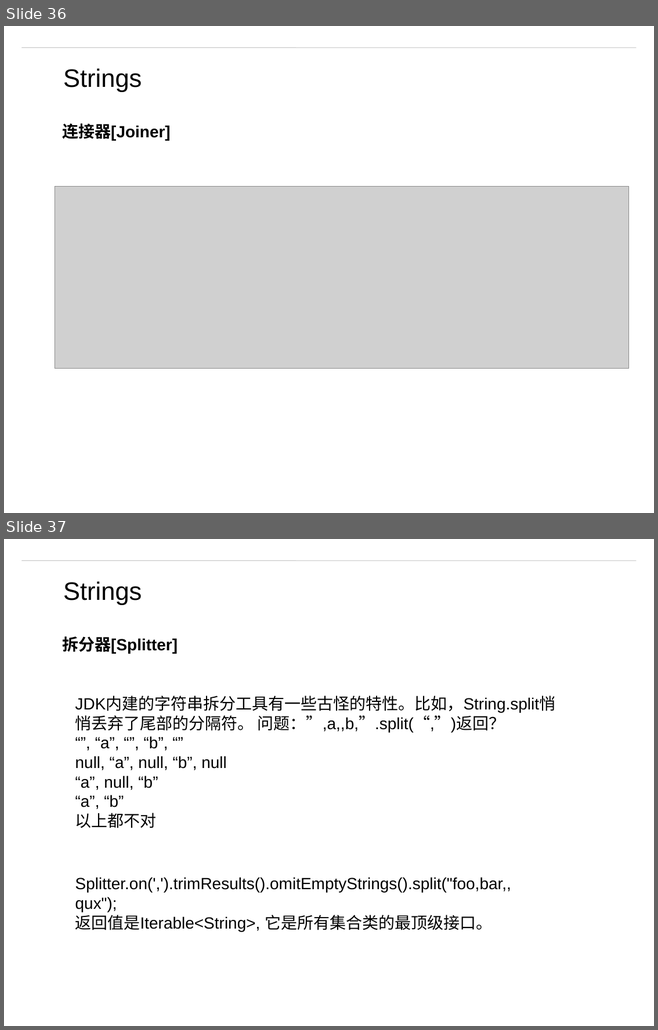
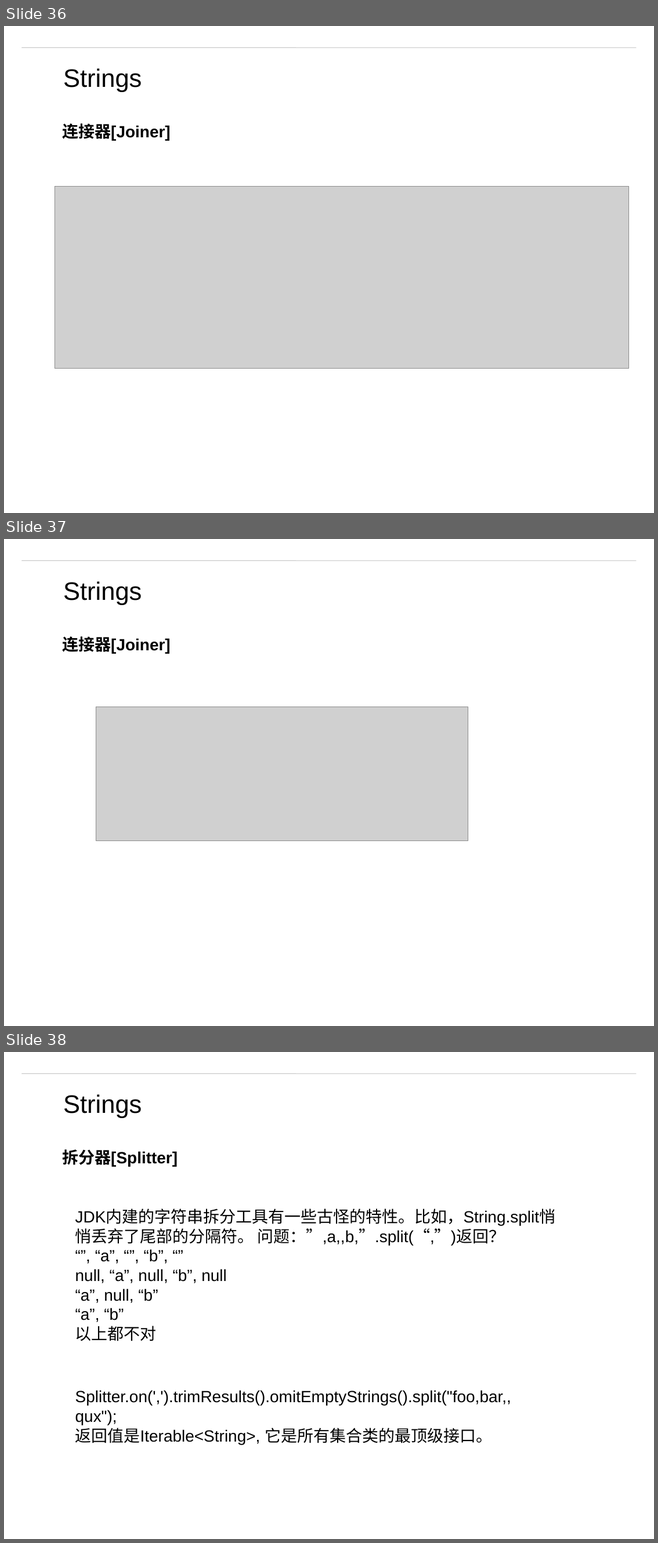
Before and after one commit to matt19870107/Guava, a slide deck: Guava.pptm. Shown one above the other, each under a label of ours: slides 36 and 37 before the commit, slides 36, 37 and 38 after it. The pictures are 658x1030 and 658x1543 pixels, drawn with LibreOffice and Linux fonts; fonts in the diff are those of the drawing; grey boxes stand for pictures; background and template pictures are left out. Boxes give left, top, right and bottom in pixels: in the first picture for what was removed or moved away, otherwise in the second. Text is boxed around its words. In the diff, an @@ line names an element or a change of style, - is before the commit and + after.

Commit message:
Joiner

```diff
--- a/Guava.pptm
+++ b/Guava.pptm
@@ slide 37 added at (4,539,654,1026), background #FFFFFF; not listed: 1 template element that a slide beside it also shows @@
@@ text added at (63,581,141,605), 28 pt, text #000000 @@
+Strings
@@ text added at (62,636,170,654), 18 pt, text #000000, bold @@
+连接器[Joiner]
@@ picture added at (96,707,468,841) @@
@@ what was slide 37 is now slide 38 @@
```
Also in this commit, not shown: 6 other files.
